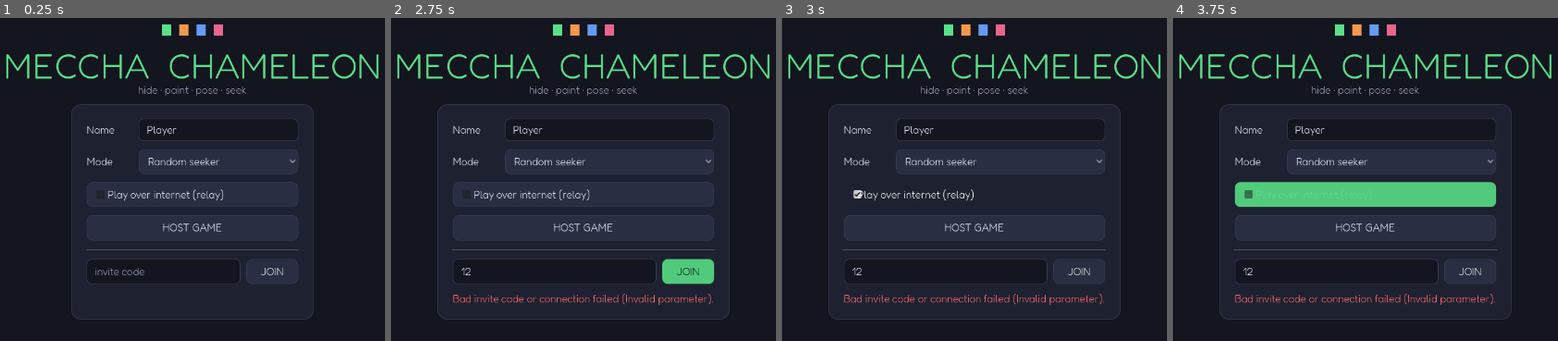
Above: before the commit, frames 1-4 (left to right).
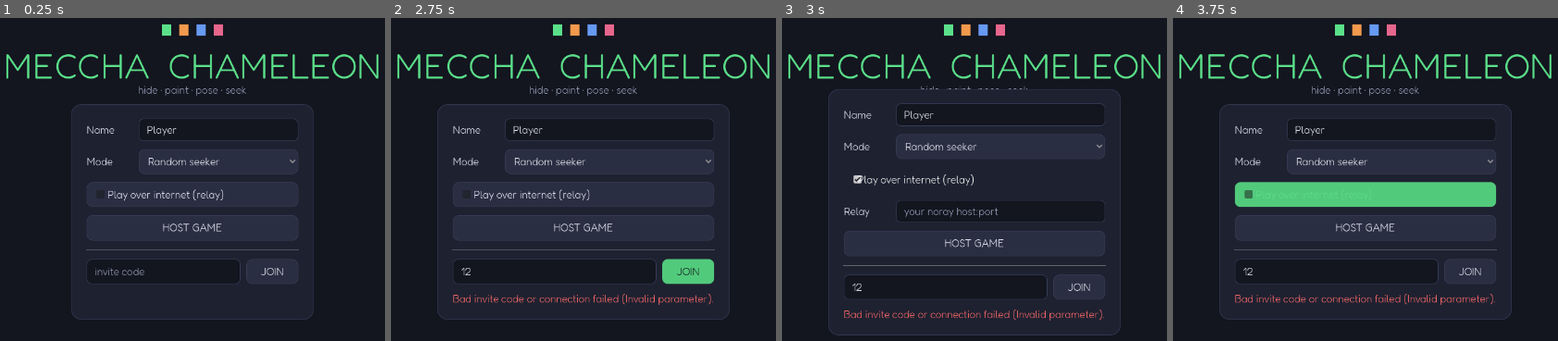
Above: after the commit, the same moments.

Repository: Occupying-Mars/meccha-girgit
Game: Godot game, scene res://scenes/ui/main_menu.tscn
The game is run twice, just before and just after one commit, with the same random seed, the same clock (stepped at 60 frames per second) and the same inputs.
Inputs (mouse positions are in pixels of both pictures, inside the frame that each line leads up to):
- Up to frame 1 (0.25 s): no input
- Up to frame 2 (2.75 s): click (552, 269) at 0.52 s; type "12" at 0.6 s; click "HOST GAME" at 1.25 s; click "JOIN" at 2 s
- Up to frame 3 (3 s): click "Play over internet (relay)" at 2.75 s
- Up to frame 4 (3.75 s): click "Play over internet (relay)" at 3.5 s

Frames 1-2 are identical in both runs. In frame 3, 8.1% of the frame differs, in the area x 12-88%, y 22-99%; in frame 4, nothing differs.

Commit message:
fix(net): make relay address configurable — internet hosting needs a live relay
"Internet hosting did not work" = the shipped default relay (tomfol.io:8890) is
dead (verified: accepts TCP, no protocol response). The online code itself is
correct — re-validated the FULL flow against a self-hosted noray: host+join over
relay, roster sync, match start, avatars spawn with roles.

- net_session: relay_address field (priority: in-game field > --noray CLI >
  default const) so you can point at a working relay.
- main_menu: a Relay (host:port) input appears when "Play over internet" is
  ticked; passed to host/join.
- tools/run_relay.sh + README: one command to run your own noray; use its LAN
  IP (same network) or a VPS public IP (internet) in the Relay field.

Co-Authored-By: Claude Opus 4.8 (1M context) <noreply@anthropic.com>

Diff:
--- a/scenes/ui/main_menu.tscn
+++ b/scenes/ui/main_menu.tscn
@@ -146,6 +146,21 @@
 layout_mode = 2
 text = "Play over internet (relay)"
 
+[node name="RelayRow" type="HBoxContainer" parent="Center/Card/Margin/VBox"]
+visible = false
+layout_mode = 2
+theme_override_constants/separation = 10
+
+[node name="Label" type="Label" parent="Center/Card/Margin/VBox/RelayRow"]
+custom_minimum_size = Vector2(80, 0)
+layout_mode = 2
+text = "Relay"
+
+[node name="Relay" type="LineEdit" parent="Center/Card/Margin/VBox/RelayRow"]
+layout_mode = 2
+size_flags_horizontal = 3
+placeholder_text = "your noray host:port"
+
 [node name="HostBtn" type="Button" parent="Center/Card/Margin/VBox"]
 custom_minimum_size = Vector2(0, 44)
 layout_mode = 2
--- a/scripts/net/net_session.gd
+++ b/scripts/net/net_session.gd
@@ -34,6 +34,9 @@
 var online: bool = false
 var online_oid: String = ""   # host's relay id == the online invite code
 var host_oid: String = ""     # (client) the host's oid we're joining
+## Relay server to use (host:port). Empty -> --noray CLI / default const.
+## The public test relay is unreliable; point this at your own noray.
+var relay_address: String = ""
 
 
 ## --- Connection -------------------------------------------------------------
@@ -81,13 +84,19 @@
 ## --- Internet relay via Noray (NAT punchthrough + relay fallback) ------------
 
 func _noray_endpoint() -> Dictionary:
-	# Optional override for testing/self-hosting: --noray=HOST[:PORT]
+	# Priority: in-game relay field > --noray CLI override > default const.
+	if relay_address.strip_edges() != "":
+		return _split_endpoint(relay_address)
 	for raw in OS.get_cmdline_user_args():
 		var a := String(raw)
 		if a.begins_with("--noray="):
-			var hp := a.substr("--noray=".length()).split(":")
-			return {"host": hp[0], "port": int(hp[1]) if hp.size() > 1 else NORAY_PORT}
+			return _split_endpoint(a.substr("--noray=".length()))
 	return {"host": NORAY_HOST, "port": NORAY_PORT}
+
+
+func _split_endpoint(s: String) -> Dictionary:
+	var hp := s.strip_edges().split(":")
+	return {"host": hp[0], "port": int(hp[1]) if hp.size() > 1 else NORAY_PORT}
 
 
 func _noray_register() -> int:
--- a/scripts/ui/main_menu.gd
+++ b/scripts/ui/main_menu.gd
@@ -6,6 +6,8 @@
 @onready var _username: LineEdit = get_node(ROOT + "/UsernameRow/Username")
 @onready var _mode: OptionButton = get_node(ROOT + "/ModeRow/Mode")
 @onready var _online: CheckBox = get_node(ROOT + "/OnlineCheck")
+@onready var _relay_row: HBoxContainer = get_node(ROOT + "/RelayRow")
+@onready var _relay: LineEdit = get_node(ROOT + "/RelayRow/Relay")
 @onready var _code: LineEdit = get_node(ROOT + "/JoinRow/Code")
 @onready var _status: Label = get_node(ROOT + "/Status")
 @onready var _host_btn: Button = get_node(ROOT + "/HostBtn")
@@ -19,6 +21,7 @@
 	_mode.add_item("Decided seeker", NetSession.Mode.DECIDED)
 	_host_btn.pressed.connect(_on_host)
 	_join_btn.pressed.connect(_on_join)
+	_online.toggled.connect(func (on): _relay_row.visible = on)
 
 
 func _set_busy(text: String) -> void:
@@ -36,6 +39,7 @@
 
 
 func _on_host() -> void:
+	NetSession.relay_address = _relay.text if _online.button_pressed else ""
 	_set_busy("Connecting to relay…" if _online.button_pressed else "Hosting…")
 	var err: int = await NetSession.host_game(_username.text, _mode.get_selected_id(), _online.button_pressed)
 	if err != OK:
@@ -45,6 +49,7 @@
 
 
 func _on_join() -> void:
+	NetSession.relay_address = _relay.text if _online.button_pressed else ""
 	_set_busy("Connecting…")
 	var err: int = await NetSession.join_game(_username.text, _code.text, _online.button_pressed)
 	if err != OK:
Not shown, changed: README.md
Not shown, added: tools/run_relay.sh
